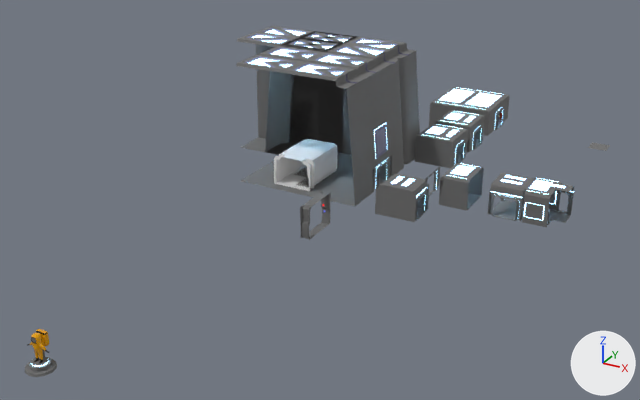
The Blender file Assets/Models/rooms.blend: old version first, new version second.
Rendered twice from a 50 mm lens placed at (41.2, -72.4, 33.9), pointed at (5.7, -7.9, 1.6). The lights are fixed; the arrows at lower right show +X, +Y and +Z.
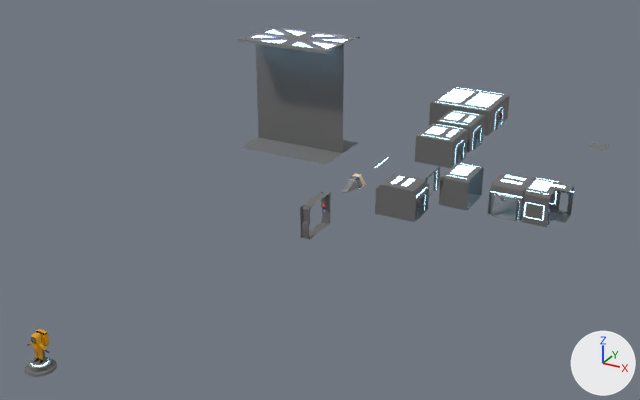
Boxes [x1, y1, x2, y2] around the edits, measured in the pictures (640 x 400 px):
'Cube.002', hidden: before [265, 32, 420, 177]
'Cube.007', hidden: before [285, 62, 374, 206]
'Cube.005', hidden: before [307, 52, 392, 189]
'Cube', hidden: before [279, 139, 337, 187]
'Cube.013', hidden: before [236, 55, 304, 191]
'Cube.010', hidden: before [260, 46, 325, 177]
'Cube.001', hidden: before [274, 154, 314, 191]
'Cube.050', added: after [342, 174, 366, 193]
    faces in mat_tv_screen_001 (grey #8f8f8f): [342, 177, 362, 193]
'Cube.009', unchanged, uncovered by the edit: before [237, 26, 355, 156]; after [237, 26, 359, 164]

Patch to the scene script:
```diff
--- a/Assets/Models/rooms.blend.py
+++ b/Assets/Models/rooms.blend.py
@@ mat_metal_001 @@
+mat_metal_001 = principled_material('metal.001')
+mat_metal_001.base_color = (0.094, 0.111, 0.22)  # blue #565e81
+mat_metal_001.metallic = 0.441
+mat_metal_001.roughness = 0.425
+mat_metal_001.specular_ior_level = 0.248
@@ mat_tv_screen_001 @@
+mat_tv_screen_001 = principled_material('tv screen.001')
+mat_tv_screen_001.base_color = (0.274, 0.274, 0.274)  # grey #8f8f8f
+mat_tv_screen_001.metallic = 0.646
+mat_tv_screen_001.roughness = 0.512
+mat_tv_screen_001.specular_ior_level = 0.618
@@ mat_burgundy_001 @@
+mat_burgundy_001 = principled_material('burgundy.001')
+mat_burgundy_001.base_color = (0.22, 0.00155, 0.00255)  # red #810508
+mat_burgundy_001.metallic = 0.441
+mat_burgundy_001.roughness = 0.425
+mat_burgundy_001.specular_ior_level = 0.248
@@ mat_black_001 @@
+mat_black_001 = principled_material('black.001')
+mat_black_001.base_color = (0.0311, 0.0311, 0.0311)  # black #313131
+mat_black_001.roughness = 1.0
+mat_black_001.specular_ior_level = 0.0
@@ mat_chair2_002 @@
+mat_chair2_002 = principled_material('chair2.002')
+mat_chair2_002.base_color = (0.774, 0.661, 0.424)  # beige #e4d4ae
+mat_chair2_002.roughness = 0.87
+mat_chair2_002.specular_ior_level = 0.0
@@ me_cube_053 @@
+me_cube_053.from_pydata(...)  # 245 vertices, 242 faces; spans x -77.0..77.0, y -35.0..66.0, z -149.0..169.0
+# faces by material slot: [146, 31, 31, 16, 18]
+me_cube_053.materials.append(mat_chair2_002)  # beige #e4d4ae
+me_cube_053.materials.append(mat_metal_001)  # blue #565e81
+me_cube_053.materials.append(mat_tv_screen_001)  # grey #8f8f8f
+me_cube_053.materials.append(mat_black_001)  # black #313131
+me_cube_053.materials.append(mat_burgundy_001)  # red #810508
@@ ob_cube @@
 _m = ob_cube.modifiers.new('Mirror', 'MIRROR')
 _m.use_clip = True
+ob_cube.hide_set(True)
@@ ob_cube_001 @@
 _m = ob_cube_001.modifiers.new('Mirror', 'MIRROR')
 _m.mirror_object = ob_cube
+ob_cube_001.hide_set(True)
@@ ob_cube_002 @@
 _m = ob_cube_002.modifiers.new('Mirror', 'MIRROR')
 _m.use_axis = (True, True, False)
+ob_cube_002.hide_set(True)
@@ ob_cube_005 @@
 ob_cube_005.location = (7.54, 2.81, 0.04)
+ob_cube_005.hide_set(True)
@@ ob_cube_007 @@
 ob_cube_007.location = (7.5, -0.33, 0.02)
+ob_cube_007.hide_set(True)
@@ ob_cube_010 @@
 ob_cube_010.location = (-5.38, 3.75, 0.02)
+ob_cube_010.hide_set(True)
@@ ob_cube_013 @@
 ob_cube_013.location = (-1.17, -2.37, 10.74)
+ob_cube_013.hide_set(True)
@@ ob_cube_050 @@
+ob_cube_050 = bpy.data.objects.new('Cube.050', me_cube_053)
+ob_cube_050.location = (5.16, -0.45, 0.28)
+ob_cube_050.rotation_euler = (1.571, 0.0, 0.0)  # degrees (90, 0, 0)
+ob_cube_050.scale = (0.01, 0.01, 0.01)
```
